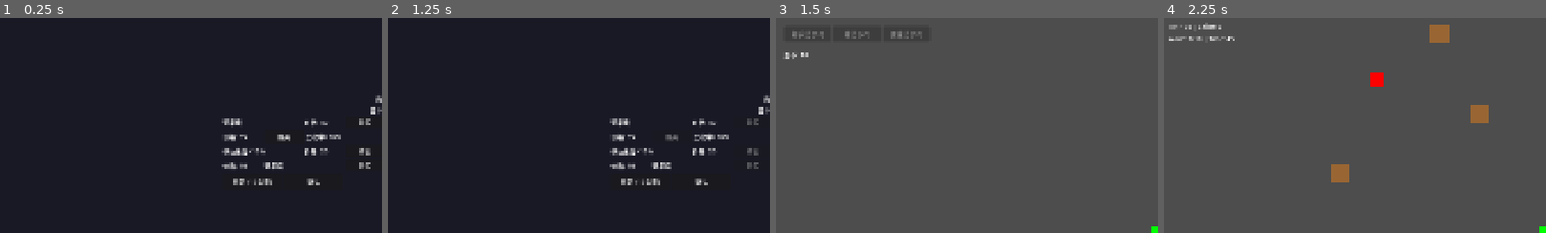
Above: before the commit, frames 1-4 (left to right).
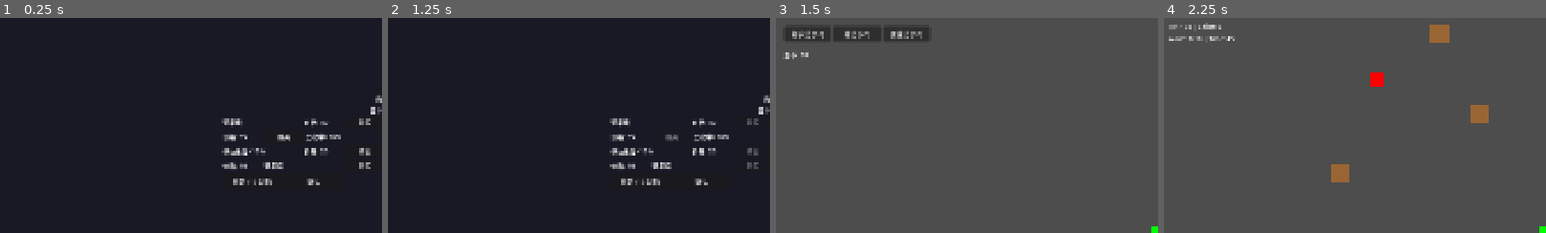
Above: after the commit, the same moments.

Repository: felang/utoland
Game: Godot game, scene res://scenes/ui/shop.tscn
Same seed, same stepped clock (60 frames per second), same inputs: the game is played once before the commit and once after it. This scene is started directly instead of the project's main scene.
Inputs:
- Up to frame 1 (0.25 s): no input
- Up to frame 2 (1.25 s): click "购买" at 0.5 s
- Up to frame 3 (1.5 s): click "确认" at 1.25 s
- Up to frame 4 (2.25 s): click "开始战斗" at 2 s
The pictures show only the part of the screen within x 0-50%, y 0-50%; the shares and areas given below are measured in that part.

Frames 1-2 are identical in both runs. In frame 3, 0.3% of the frame differs, in the area x 4-38%, y 6-19%; in frame 4, nothing differs.

Commit message:
fix(phase3): 修复商店系统数据结构和跳转逻辑

Diff:
--- a/scripts/game_data.gd
+++ b/scripts/game_data.gd
@@ -11,7 +11,9 @@
 }
 var coins: int = 50
 var current_wave: int = 0
-var tower_inventory = []
+var tower_inventory = []  # 已布置的塔 {type, position}
+var purchased_towers = []  # 商店购买的塔类型（字符串数组）
+var pending_heal: int = 0  # 待应用的治疗量
 
 func reset():
 	selected_weapon = "rifle"
@@ -26,3 +28,5 @@
 	coins = 50
 	current_wave = 0
 	tower_inventory = []
+	purchased_towers = []
+	pending_heal = 0
--- a/scripts/placement.gd
+++ b/scripts/placement.gd
@@ -15,6 +15,11 @@
 }
 
 func _ready():
+	# 将商店购买的塔添加到金币中（作为可用资源）
+	for tower_type in GameData.purchased_towers:
+		GameData.coins += tower_costs[tower_type]
+	GameData.purchased_towers.clear()
+
 	# 连接按钮信号
 	$UI/TowerButtons/ShooterButton.pressed.connect(func(): select_tower("shooter"))
 	$UI/TowerButtons/WallButton.pressed.connect(func(): select_tower("wall"))
--- a/scripts/shop_manager.gd
+++ b/scripts/shop_manager.gd
@@ -79,7 +79,7 @@
 		else:
 			GameData.player_stats[item["stat"]] += item["value"]
 	elif item.has("type"):  # 植物塔
-		GameData.tower_inventory.append(item["type"])
+		GameData.purchased_towers.append(item["type"])
 	elif item.has("effect"):  # 消耗品
 		apply_consumable(item)
 
@@ -87,8 +87,7 @@
 
 func apply_consumable(item):
 	if item["effect"] == "heal":
-		# 在战斗场景中应用
-		pass
+		GameData.pending_heal += item["value"]
 
 func on_refresh_pressed():
 	if GameData.coins < REFRESH_COST:
@@ -98,10 +97,7 @@
 	update_ui()
 
 func on_confirm_pressed():
-	if GameData.tower_inventory.size() > 0:
-		get_tree().change_scene_to_file("res://scenes/placement.tscn")
-	else:
-		start_next_wave()
+	get_tree().change_scene_to_file("res://scenes/placement.tscn")
 
 func start_next_wave():
 	get_tree().change_scene_to_file("res://scenes/main.tscn")
Not shown, added: scripts/coin.gd.uid
Not shown, added: scripts/game_data.gd.uid
Not shown, added: scripts/placement.gd.uid
Not shown, added: scripts/shop_manager.gd.uid
Not shown, added: scripts/start_menu.gd.uid
Not shown, added: scripts/weapon_select.gd.uid
